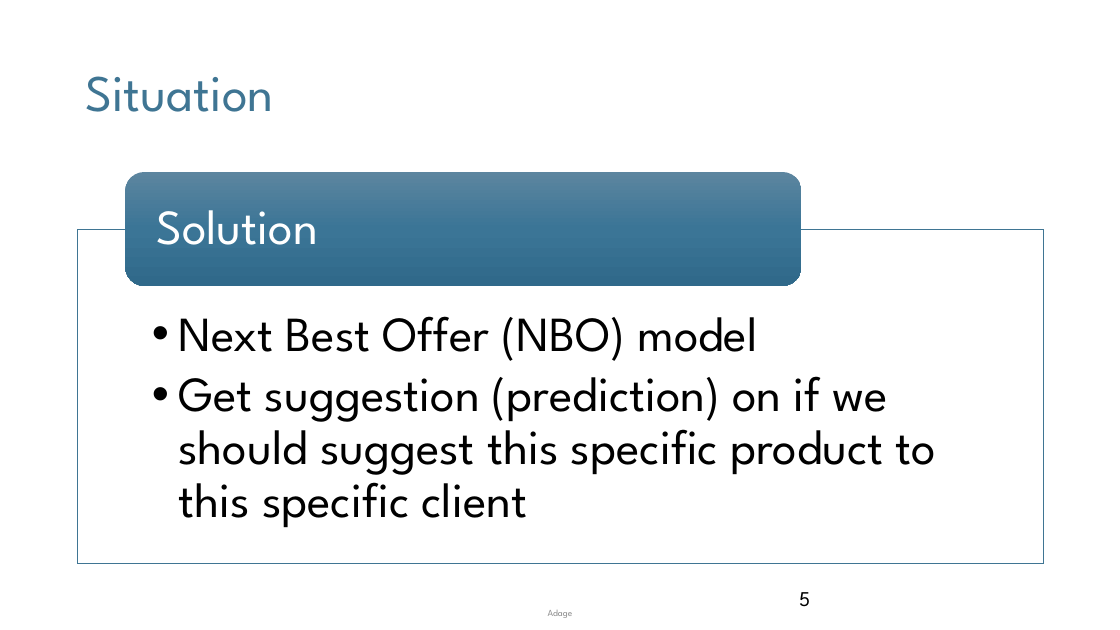
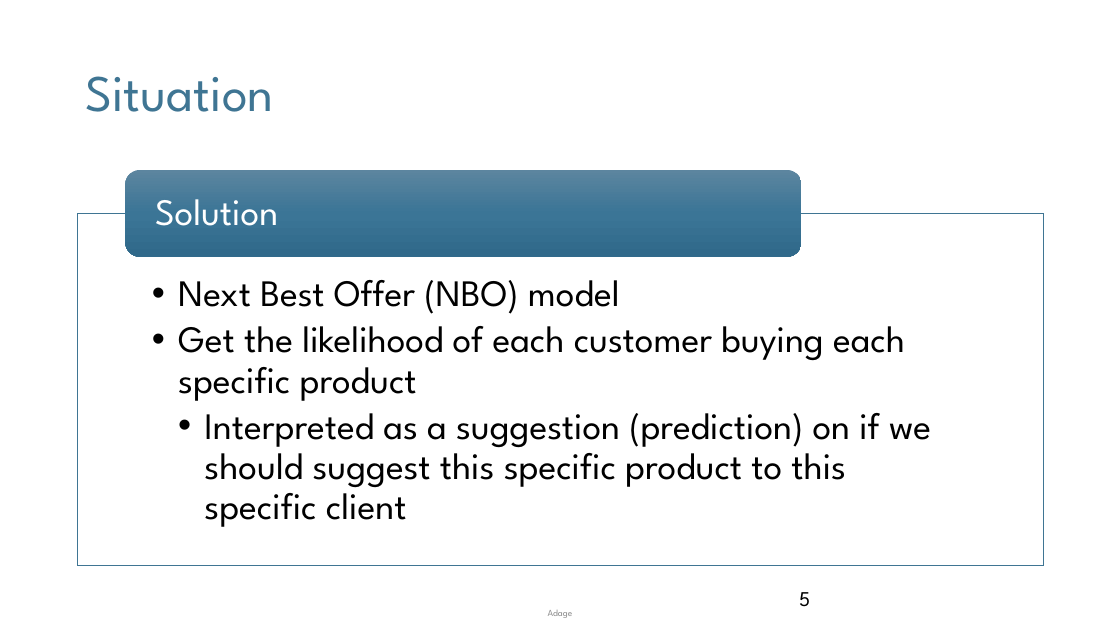
Before and after one commit to mnikolop/case1-bank, a slide deck: slide 5 of presentations/Deliverable.pptx. Drawn at 1120x630 pixels with LibreOffice and Linux fonts; fonts in the diff are those of the drawing; background and template pictures are left out. Boxes give left, top, right and bottom in pixels: in the first picture for what was removed or moved away, otherwise in the second. Text is boxed around its words. In the diff, an @@ line names an element or a change of style, - is before the commit and + after.

```diff
--- a/presentations/Deliverable.pptx
+++ b/presentations/Deliverable.pptx
@@ rounded rectangle: place and size @@
-rounded rectangle at (125, 172, 802, 287)
+rounded rectangle at (125, 170, 802, 256)
@@ text "Solution" at (155, 199, 278, 226): size 42 to 32 pt; less space between paragraphs @@
@@ text "Next Best Offer (NBO) model": place and size @@
-text "Next Best Offer (NBO) model" at (178, 316, 936, 528)
+text "Next Best Offer (NBO) model" at (178, 280, 931, 527)
@@ rectangle: place and size @@
-rectangle at (77, 229, 1044, 564)
+rectangle at (77, 213, 1044, 565)
@@ text at (178, 280, 620, 314): size 42 to 32 pt in "Next Best Offer (NBO) model"; less space between paragraphs @@
@@ text at (178, 326, 931, 527): text changed; size 42 to 32 pt @@
-  • Get suggestion (prediction) on if we should suggest this specific product to this specific client
+  • Get the likelihood of each customer buying each specific product
+    • Interpreted as a suggestion (prediction) on if we should suggest this specific product to this specific client
```
Also in this commit, not shown: 8 other slides changed, 5 slides added, 1 slide removed, 3 other files.
